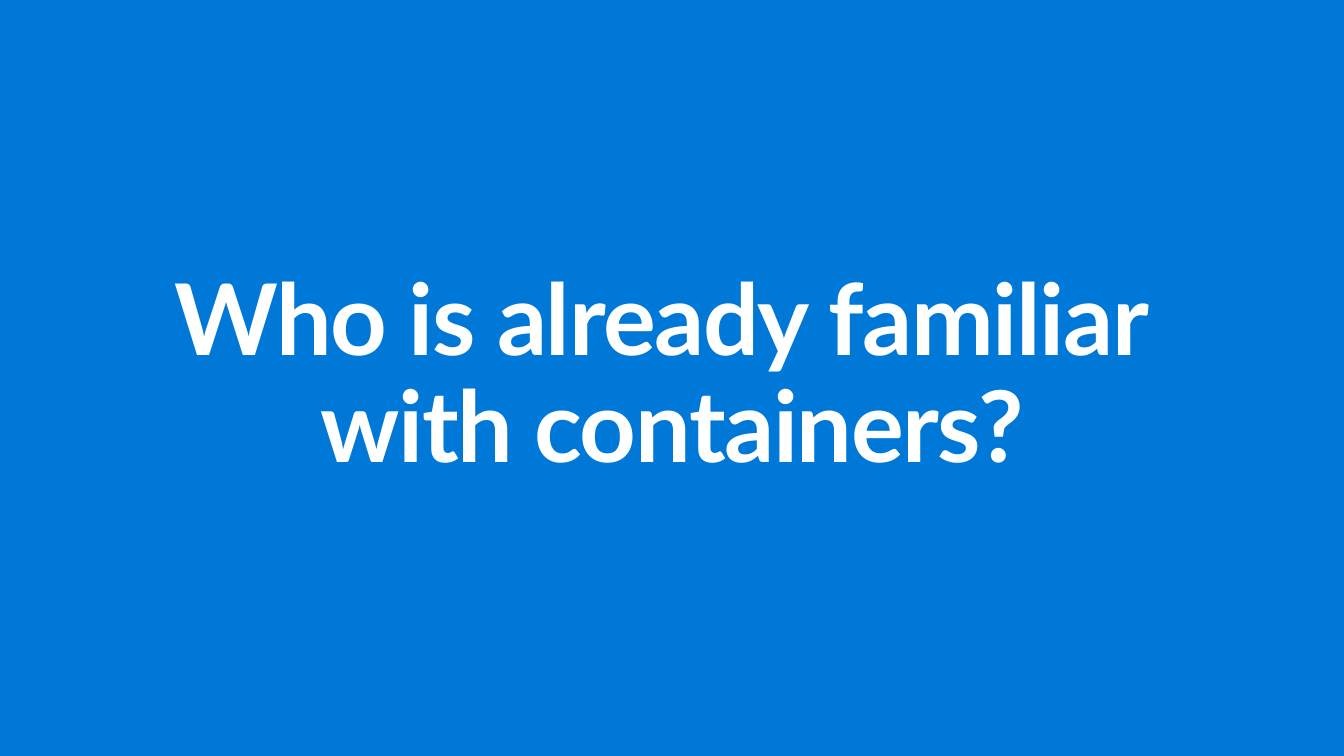
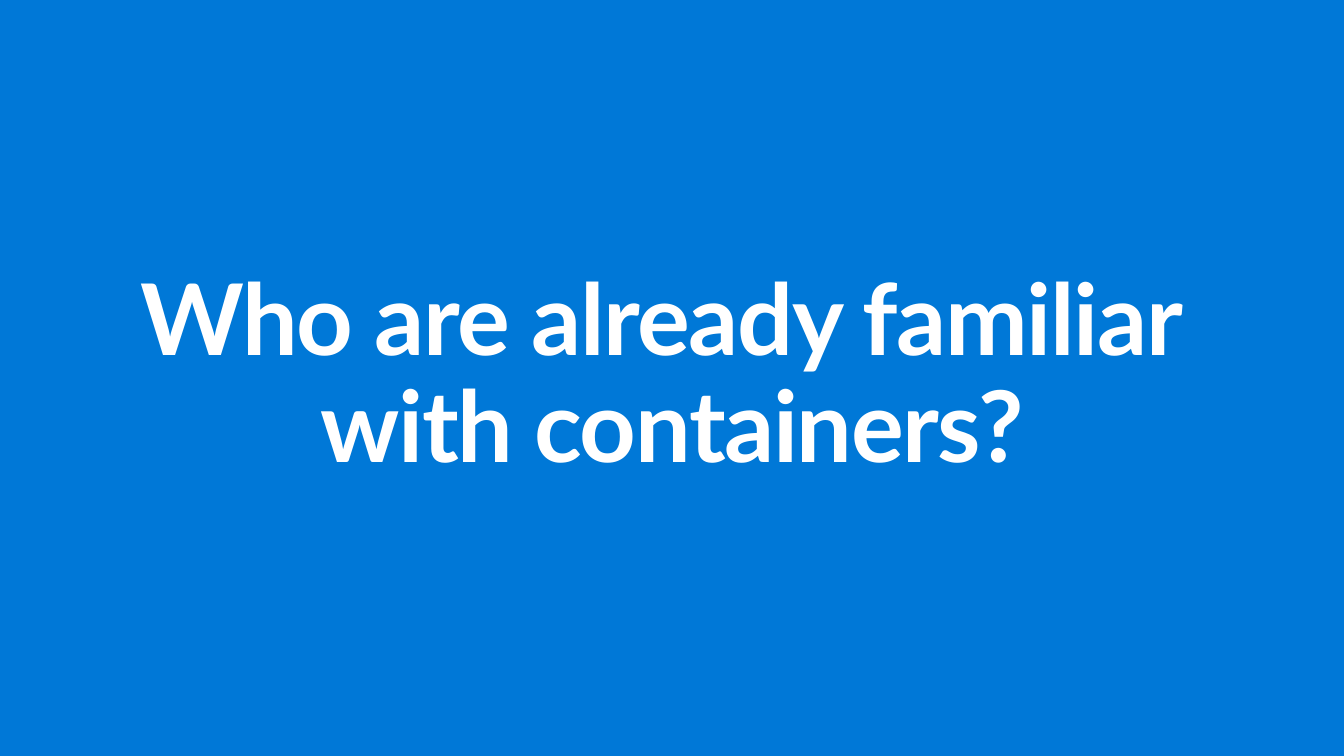
Before and after one commit to ActiveSolution/aiw-cloud-native, a slide deck: slide 14 of AIW Cloud Native.pptx. Drawn at 1344x756 pixels with LibreOffice and Linux fonts; fonts in the diff are those of the drawing. Boxes give left, top, right and bottom in pixels: in the first picture for what was removed or moved away, otherwise in the second. Text is boxed around its words. In the diff, an @@ line names an element or a change of style, - is before the commit and + after.

```diff
--- a/AIW Cloud Native.pptx
+++ b/AIW Cloud Native.pptx
@@ title at box(141, 281, 1183, 463): text changed @@
-Who is already familiar
-with containers?
+Who are already familiar
+with containers?
```
Also in this commit, not shown: 4 other slides changed.
